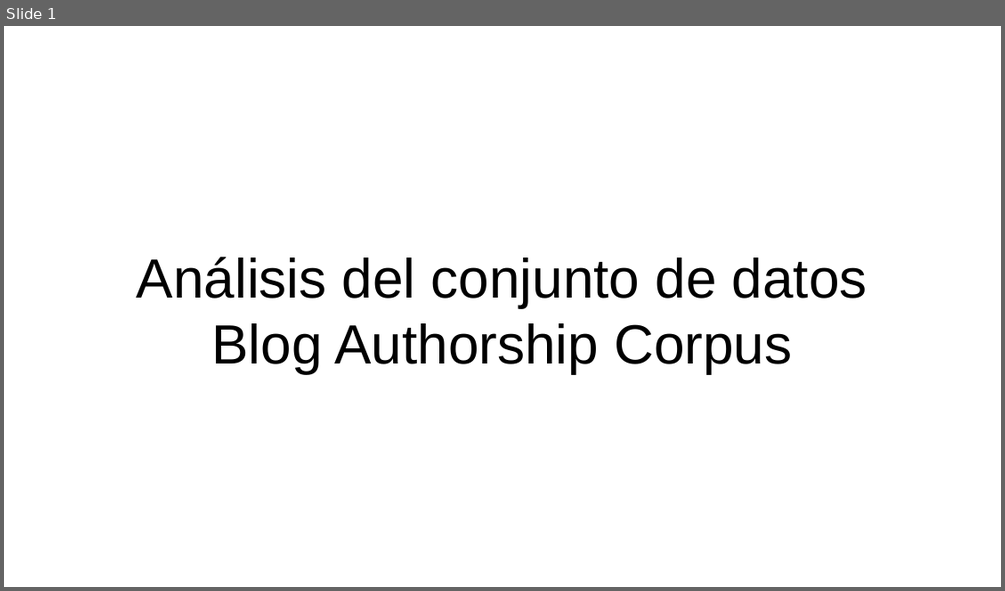
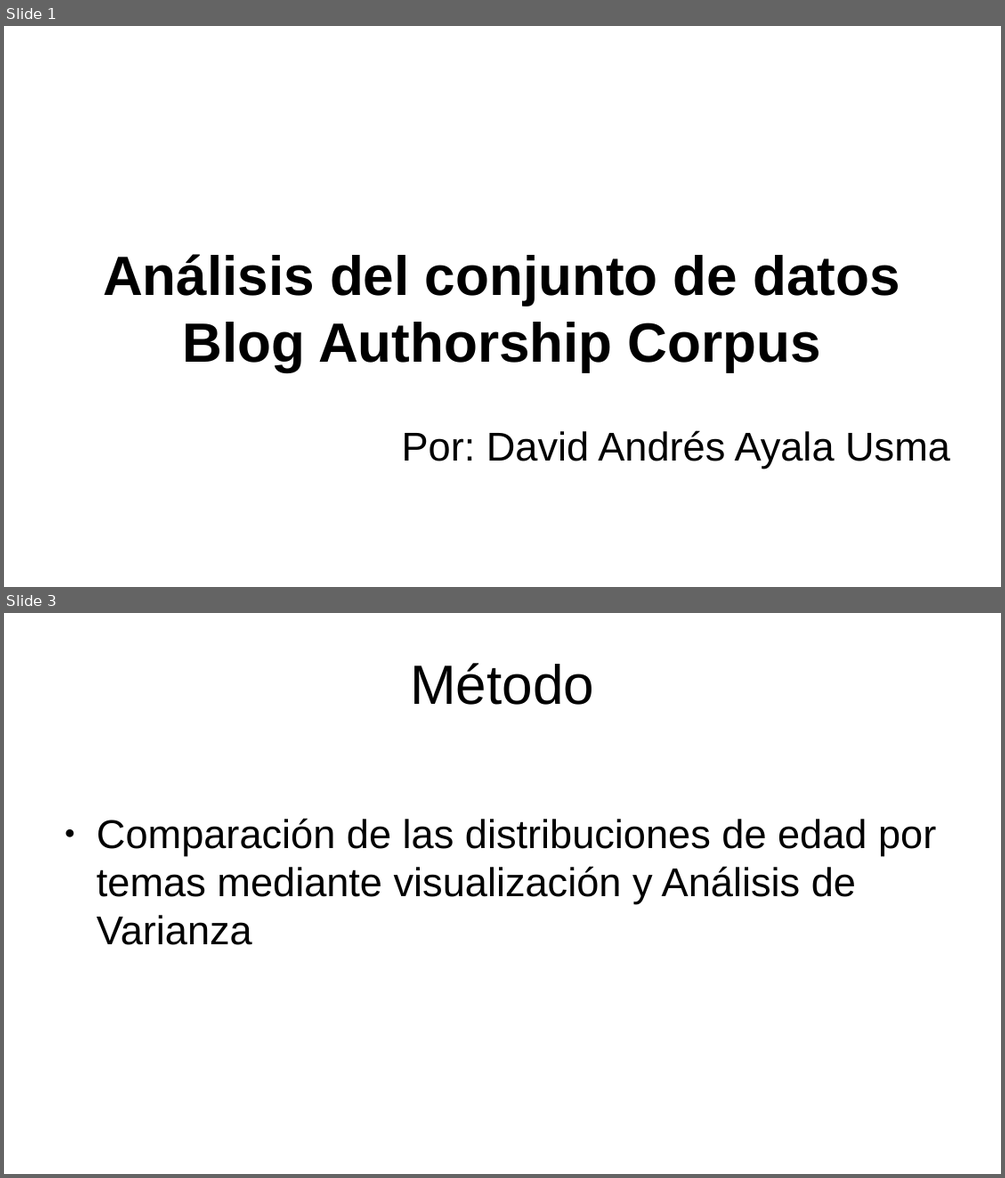
Before and after one commit to ayala-usma/test_Whale_Jaguar, a slide deck: Ayala-Usma_Whale_Jaguar_Test.pptx. Shown one above the other, each under a label of ours: slide 1 before the commit, slides 1 and 3 after it; the slides between them are not shown. The pictures are 1005x591 and 1005x1178 pixels, drawn with LibreOffice and Linux fonts; fonts in the diff are those of the drawing. Boxes give left, top, right and bottom in pixels: in the first picture for what was removed or moved away, otherwise in the second. Text is boxed around its words. In the diff, an @@ line names an element or a change of style, - is before the commit and + after.

```diff
--- a/Ayala-Usma_Whale_Jaguar_Test.pptx
+++ b/Ayala-Usma_Whale_Jaguar_Test.pptx
@@ slide 3 added at box(4, 613, 1001, 1174), background #FFFFFF @@
@@ text added at box(410, 663, 594, 705), 44 pt, text #000000 @@
+Método
@@ text added at box(97, 818, 936, 945), 32 pt, text #000000 @@
+● Comparación de las distribuciones de edad por temas mediante visualización y Análisis de Varianza
@@ slide 1 changed as well @@
@@ text "Análisis del conjunto de datos ...": place and size @@
-text "Análisis del conjunto de datos ..." at box(137, 257, 867, 374)
+text "Análisis del conjunto de datos ..." at box(103, 254, 899, 371)
@@ text "Análisis del conjunto de datos ..." at box(103, 254, 899, 371): bold on @@
@@ text added at box(402, 430, 950, 467), 32 pt, text #000000 @@
+Por: David Andrés Ayala Usma
```
Also in this commit, not shown: 19 other slides added.
